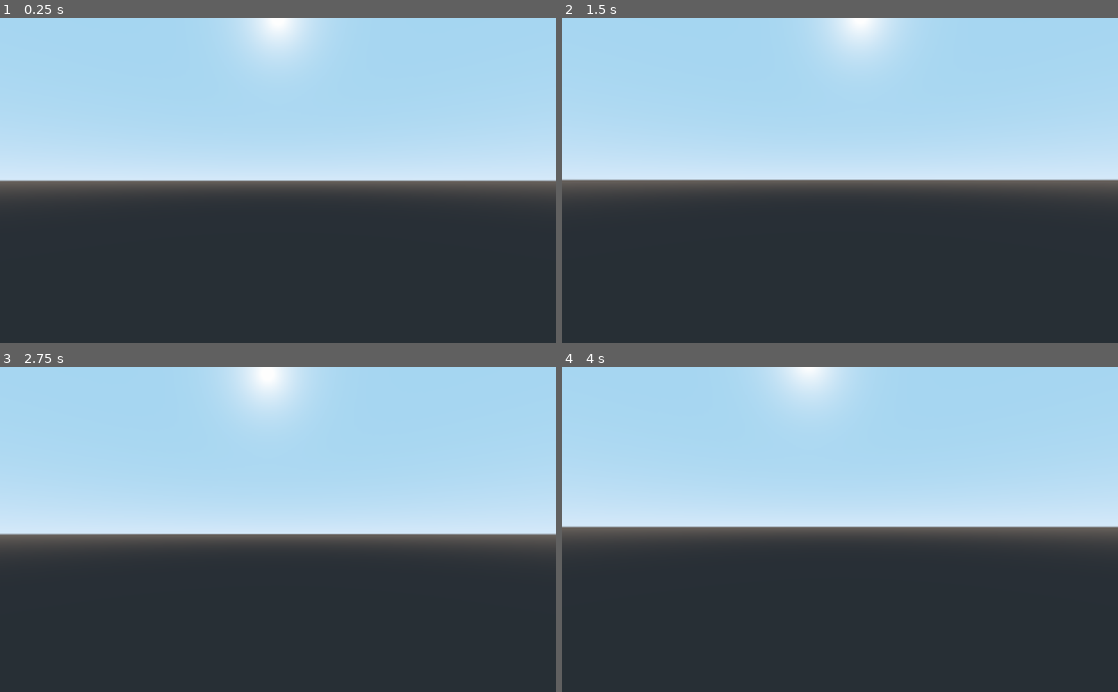
Above: before the commit, frames 1-4 (two rows, left to right).
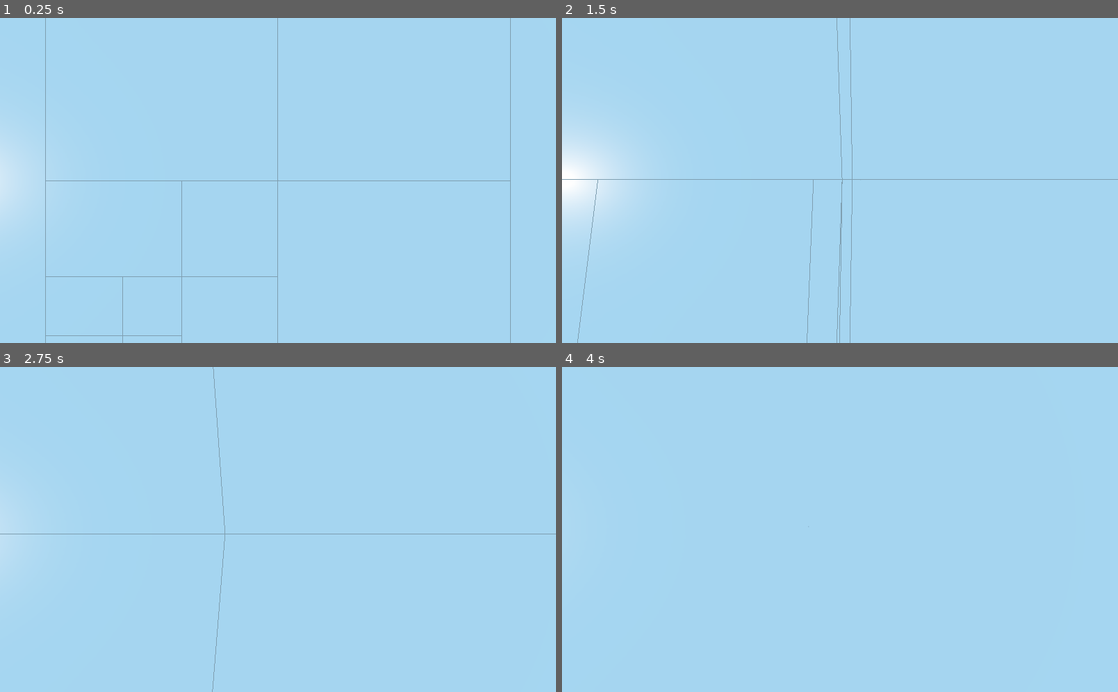
Above: after the commit, the same moments.

Repository: ctkerns/Marching-Cube-Sphere
Game: Godot game, scene res://Scenes/Universe.tscn
The game is run twice, just before and just after one commit, with the same random seed, the same clock (stepped at 60 frames per second) and the same inputs.
Inputs (mouse positions are in pixels of both pictures, inside the frame that each line leads up to):
- Up to frame 1 (0.25 s): no input
- Up to frame 2 (1.5 s): tap Enter at 0.5 s; move the mouse to (867, 180) at 0.52 s; hold W (move_forward) from 0.53 s (still down); move the mouse to (812, 180) at 1.27 s
- Up to frame 3 (2.75 s): keep holding W (move_forward); move the mouse to (289, 523) at 2.02 s
- Up to frame 4 (4 s): keep holding W (move_forward); move the mouse to (834, 536) at 2.77 s; tap Space (move_up) at 3.5 s; move the mouse to (878, 532) at 3.52 s

The runs differ from the first frame. In frame 1, 59% of the frame differs, in the area x 0-100%, y 0-100%; in frame 2, 59%; in frame 3, 59%; in frame 4, 61%.

Commit message:
Fixes #2

Diff:
--- a/Scripts/Player.gd
+++ b/Scripts/Player.gd
@@ -2,14 +2,13 @@
 
 var _speed = 5
 var _mouse_sensitivity = 0.1
-var rotator
-var camera
+
+onready var rotator = $Rotator
+onready var camera = $Rotator/Camera
 
 func _ready():
 	Input.set_mouse_mode(Input.MOUSE_MODE_CAPTURED)
-
-	rotator = get_node("Rotator")
-	camera = get_node("Rotator/Camera")
+	self.set_rotation(Vector3(0.0, 0.0, 0.0))
 
 func _process(delta):
 	# Free the mouse.
@@ -19,6 +18,7 @@
 		else:
 			Input.set_mouse_mode(Input.MOUSE_MODE_VISIBLE)
 
+	# Move the Player.
 	if Input.is_action_pressed("move_forward"):
 		translate(Vector3(0, 0, -_speed*delta))
 	if Input.is_action_pressed("move_backward"):
@@ -33,6 +33,7 @@
 		translate(Vector3(0, -_speed*delta, 0))
 
 func _input(event):
+	# Rotate the camera.
 	if event is InputEventMouseMotion and Input.get_mouse_mode() == Input.MOUSE_MODE_CAPTURED:
 		rotator.rotate_object_local(Vector3(1, 0, 0), deg2rad(event.relative.y*_mouse_sensitivity*-1))
 		self.rotate_object_local(Vector3(0, 1, 0), deg2rad(event.relative.x*_mouse_sensitivity*-1))
